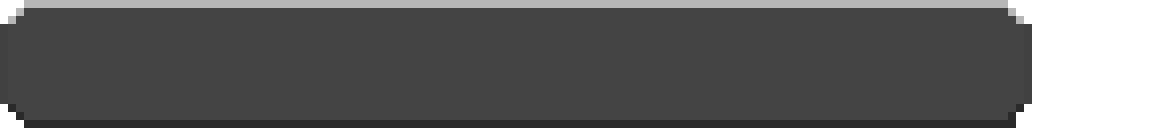
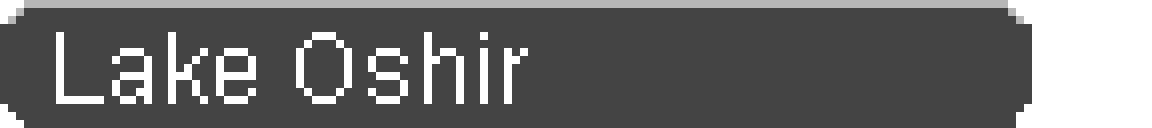
Comparing the layer stacks of the two 1152×128 images. Changes:
added layer "Lake Oshir" above "BG" over [56, 32, 528, 104]
renamed "pmmlock02.png" to "BG", painted on it over [0, 24, 1032, 128]
renamed "Pasted Layer" to "JP", showed it, painted on it over [80, 32, 528, 104]
